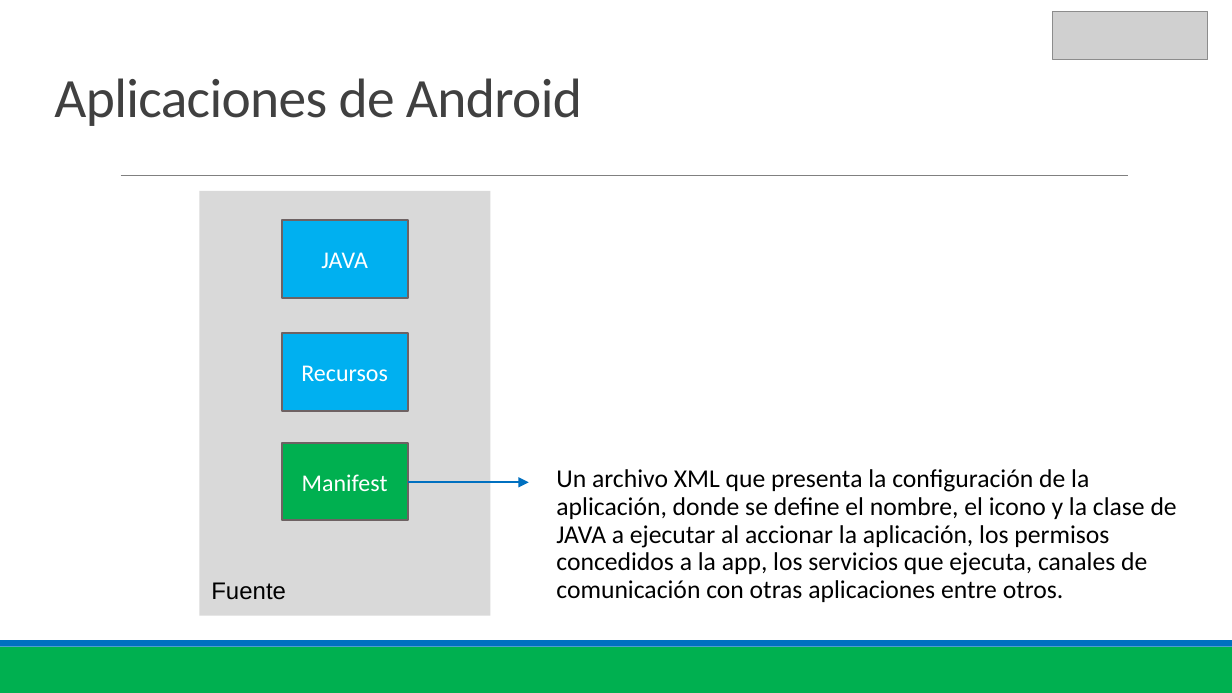
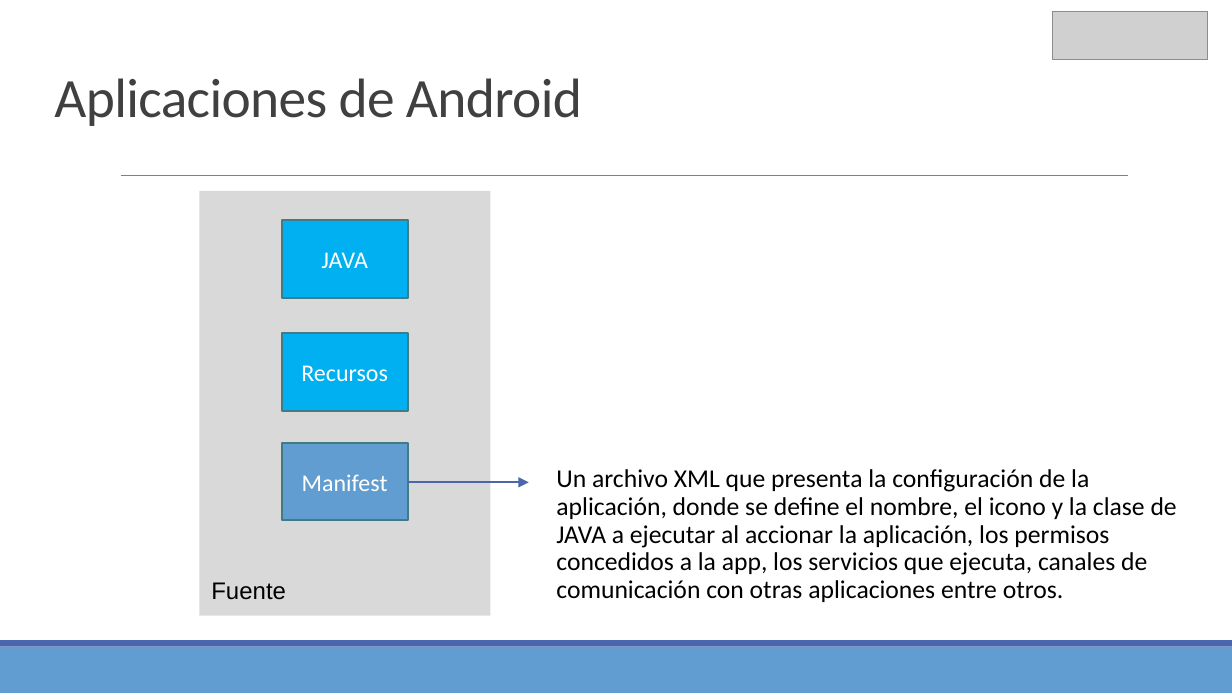
Before and after one commit to Domiciano/AppMoviles191, a slide deck: slide 21 of Clase 1/Clase 1.pptx (slide 20 before the commit). Drawn at 1232x693 pixels with LibreOffice and Linux fonts; fonts in the diff are those of the drawing; grey boxes stand for pictures. Boxes give left, top, right and bottom in pixels: in the first picture for what was removed or moved away, otherwise in the second. Text is boxed around its words. In the diff, an @@ line names an element or a change of style, - is before the commit and + after.

```diff
--- a/Clase 1/Clase 1.pptx
+++ b/Clase 1/Clase 1.pptx
@@ rectangle "JAVA" at bbox=[282, 221, 408, 298]: outline #6E6263 1.25 pt to #417B85 1.25 pt @@
@@ rectangle "Recursos" at bbox=[282, 333, 408, 410]: outline #6E6263 1.25 pt to #417B85 1.25 pt @@
@@ rectangle "Manifest" at bbox=[282, 444, 408, 521]: fill #00B050 to #629DD1; outline #6E6263 1.25 pt to #417B85 1.25 pt @@
@@ arrow (408, 482) - (529, 482): stroke #0070C0 1 pt to #4A66AC 1 pt @@
@@ rectangle at bbox=[0, 647, 1232, 693]: fill #00B050 to #629DD1 @@
@@ rectangle at bbox=[0, 641, 1232, 647]: fill #0070C0 to #4A66AC @@
```
Also in this commit, not shown: 35 other slides changed, 1 slide added, 1 other file.
